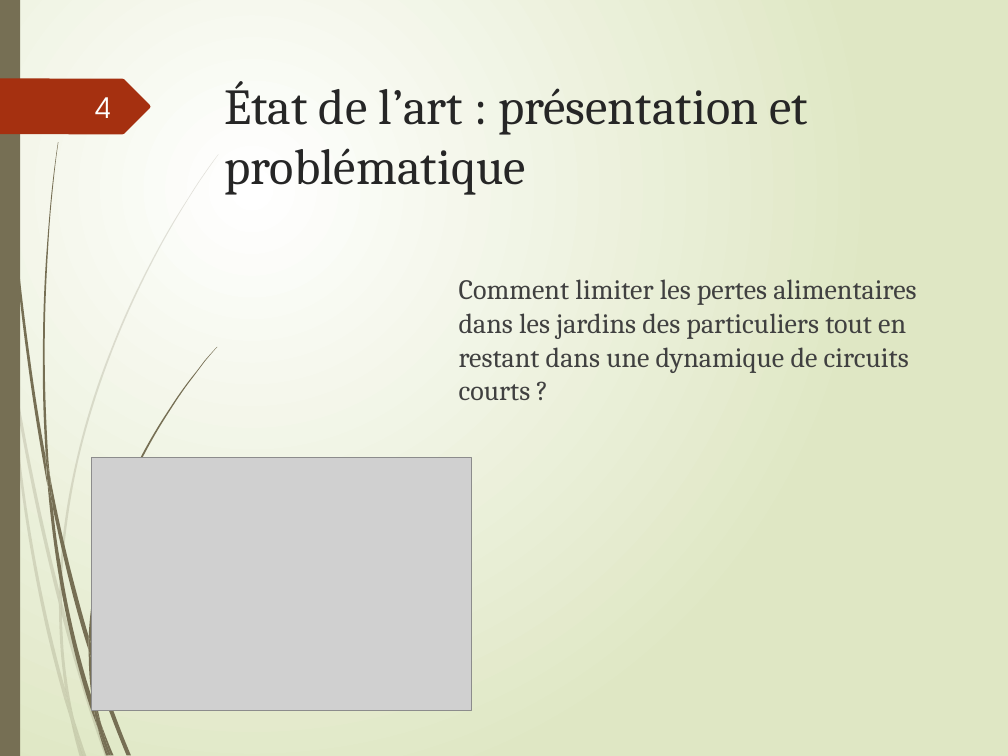
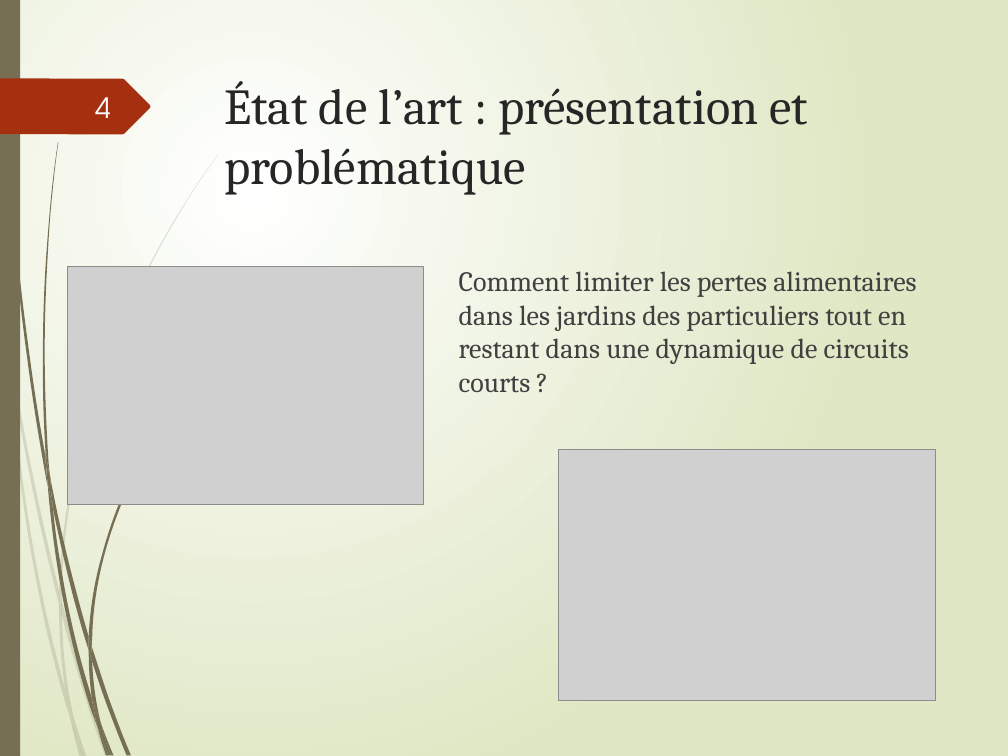
Before and after one commit to AurelieDemure/Opti-Fruits, a slide deck: slide 4 of Diapo.pptx. Drawn at 1008x756 pixels with LibreOffice and Linux fonts; fonts in the diff are those of the drawing; grey boxes stand for pictures. Boxes give left, top, right and bottom in pixels: in the first picture for what was removed or moved away, otherwise in the second. Text is boxed around its words. In the diff, an @@ line names an element or a change of style, - is before the commit and + after.

```diff
--- a/Diapo.pptx
+++ b/Diapo.pptx
@@ picture added at [68,267,424,505] @@
@@ text "Comment limiter les pertes alimentaires ...": place and size @@
-text "Comment limiter les pertes alimentaires ..." at [459,279,916,401]
+text "Comment limiter les pertes alimentaires ..." at [459,271,916,393]
@@ picture removed at [92,458,472,712] @@
@@ picture added at [558,450,935,701] @@
```
